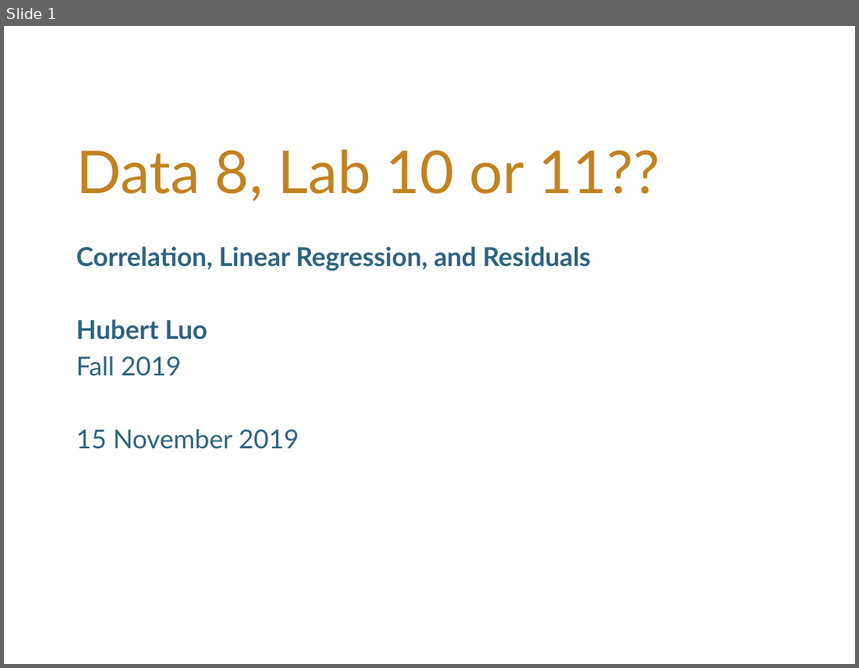
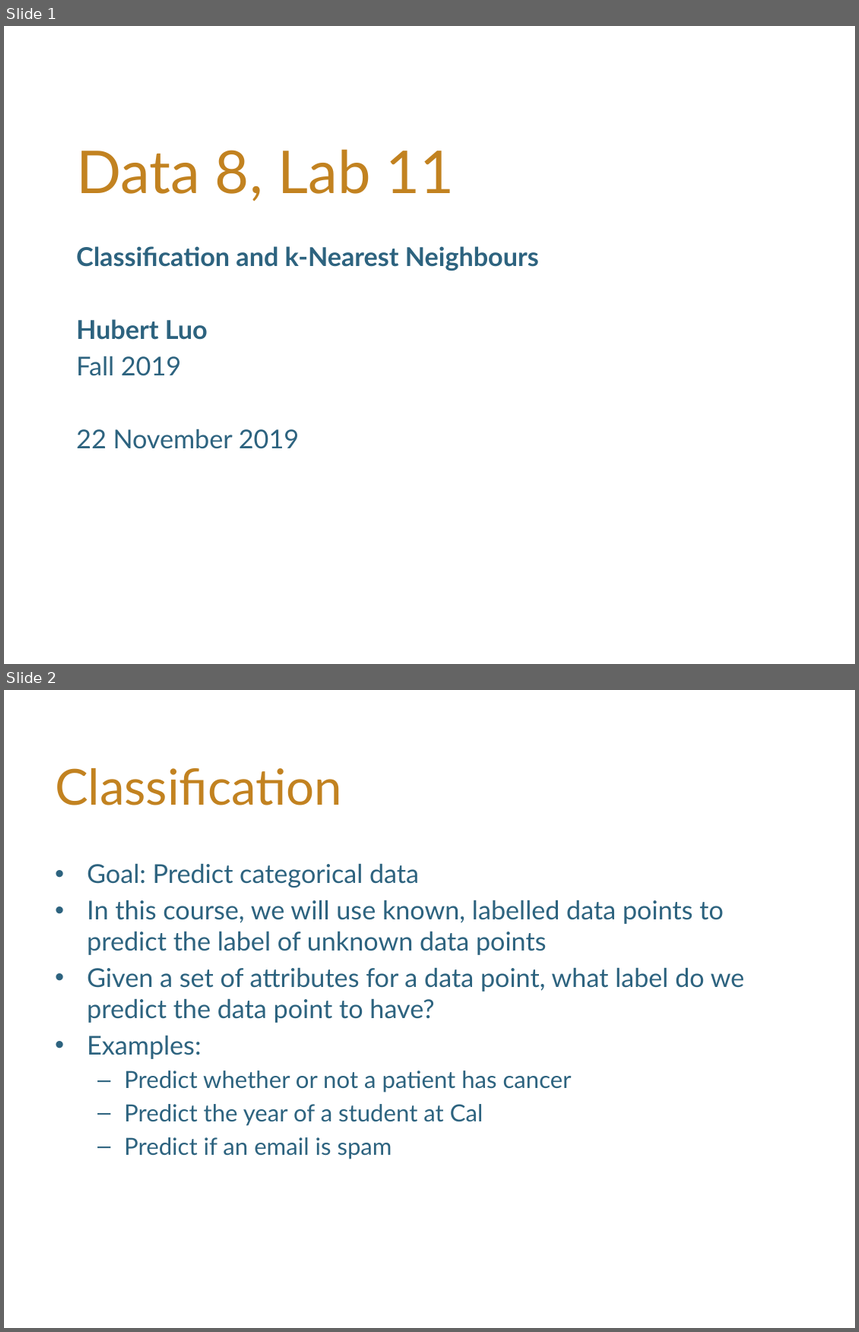
Before and after one commit to hLuo27/teaching, a slide deck: data8/slides/lab11.pptx. Shown one above the other, each under a label of ours: slide 1 before the commit, slides 1 and 2 after it. The pictures are 859x668 and 859x1332 pixels, drawn with LibreOffice and Linux fonts; fonts in the diff are those of the drawing; background and template pictures are left out. Boxes give left, top, right and bottom in pixels: in the first picture for what was removed or moved away, otherwise in the second. Text is boxed around its words. In the diff, an @@ line names an element or a change of style, - is before the commit and + after.

```diff
--- a/data8/slides/lab11.pptx
+++ b/data8/slides/lab11.pptx
@@ slide 2 added at <box>4,690,855,1328</box>, background #FFFFFF @@
@@ title added at <box>55,768,342,806</box>, 42 pt, text #C28220 @@
+Classification
@@ text added at <box>87,863,745,1159</box>, 22 pt, text #2D637F @@
+• Goal: Predict categorical data
+• In this course, we will use known, labelled data points to predict the label of unknown data points
+• Given a set of attributes for a data point, what label do we predict the data point to have?
+• Examples:
+  – Predict whether or not a patient has cancer
+  – Predict the year of a student at Cal
+  – Predict if an email is spam
@@ slide 1 changed as well @@
@@ title at <box>76,149,455,202</box>: text changed @@
-Data 8, Lab 10 or 11??
+Data 8, Lab 11
@@ subtitle at <box>76,246,539,271</box>: text changed @@
-Correlation, Linear Regression, and Residuals
+Classification and k-Nearest Neighbours
@@ subtitle at <box>76,429,299,449</box>: text changed @@
-15 November 2019
+22 November 2019
```
Also in this commit, not shown: 5 other slides added, 4 slides removed, 1 other file.
